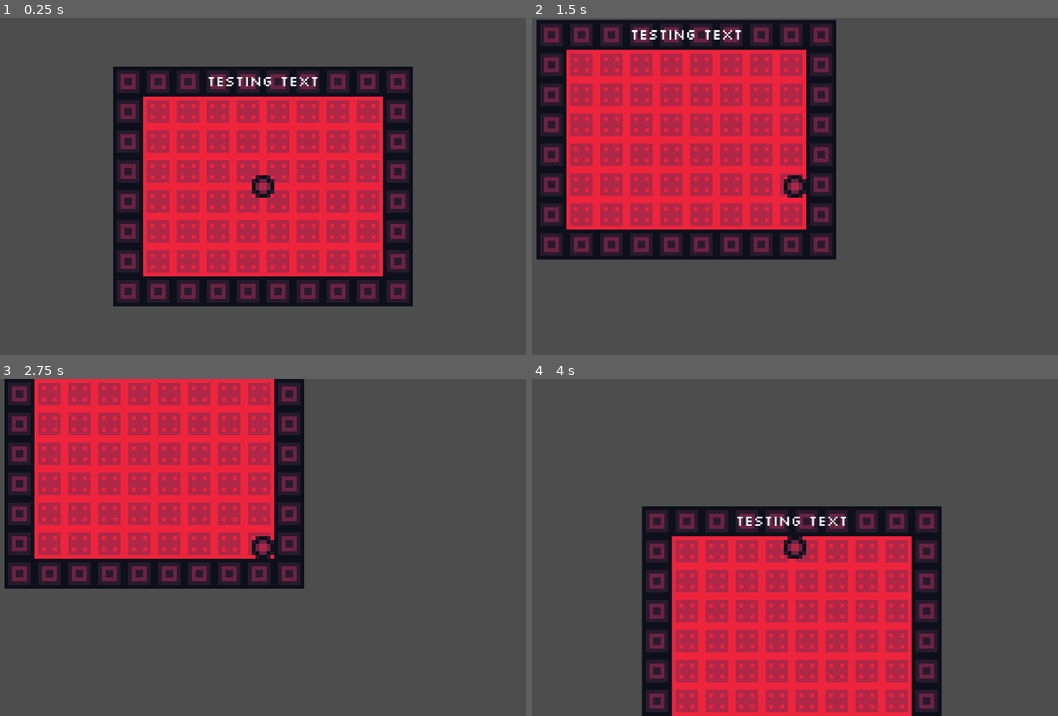
Above: before the commit, frames 1-4 (two rows, left to right).
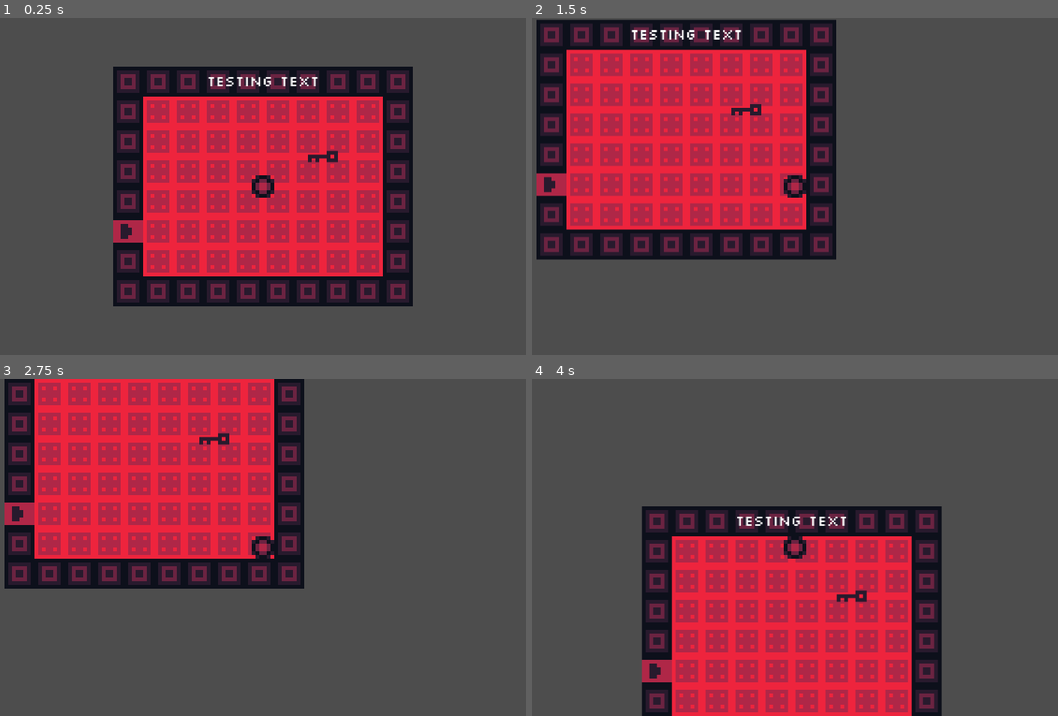
Above: after the commit, the same moments.

Repository: GriffinBaxter/Scaled-To-Nothing
Game: Godot game, scene res://Scenes/main.tscn
The game is run twice, just before and just after one commit, with the same random seed, the same clock (stepped at 60 frames per second) and the same inputs.
Inputs:
- Up to frame 1 (0.25 s): no input
- Up to frame 2 (1.5 s): tap Enter at 0.5 s; hold Right (ui_right) 0.53-1.28 s; hold Down (ui_down) from 1.28 s (still down)
- Up to frame 3 (2.75 s): tap Space at 2 s; release Down (ui_down) at 2.03 s; hold Right (ui_right) from 2.03 s (still down)
- Up to frame 4 (4 s): tap Enter at 2.75 s; release Right (ui_right) at 2.78 s; hold Up (ui_up) 2.78-3.53 s; hold Left (ui_left) from 3.53 s (still down)

The runs differ from the first frame. In frame 1, 0.5% of the frame differs, in the area x 21-65%, y 39-67%; in frame 2, 0.5%; in frame 3, 0.5%; in frame 4, 0.5%, in the area x 20-64%, y 62-90%.

Commit message:
Add key object and door to unlock

Diff:
--- a/Scenes/main.tscn
+++ b/Scenes/main.tscn
@@ -1,8 +1,9 @@
-[gd_scene load_steps=8 format=4 uid="uid://2n7xtdyiry4g"]
+[gd_scene load_steps=10 format=4 uid="uid://2n7xtdyiry4g"]
 
 [ext_resource type="Script" path="res://Scripts/player.gd" id="1_fhvsp"]
 [ext_resource type="Texture2D" uid="uid://f75gnjjahelx" path="res://Images/Tilemap.png" id="1_nybsv"]
 [ext_resource type="Texture2D" uid="uid://r3pyjl3arkfb" path="res://Images/Player.png" id="3_4tu8w"]
+[ext_resource type="Texture2D" uid="uid://dh24hvnaj6whw" path="res://Images/Objects.png" id="4_cgqs5"]
 [ext_resource type="FontFile" uid="uid://b5onpbcedntbx" path="res://Font/Silkscreen/slkscr.ttf" id="4_f43fv"]
 
 [sub_resource type="TileSetAtlasSource" id="TileSetAtlasSource_ucfa0"]
@@ -11,6 +12,19 @@
 0:0/0 = 0
 1:0/0 = 0
 1:0/0/physics_layer_0/polygon_0/points = PackedVector2Array(-4, -4, 4, -4, 4, 4, -4, 4)
+0:1/next_alternative_id = 4
+0:1/0 = 0
+0:1/0/physics_layer_0/polygon_0/points = PackedVector2Array(-4, -4, 4, -4, 4, 4, -4, 4)
+0:1/1 = 1
+0:1/1/transpose = true
+0:1/1/physics_layer_0/polygon_0/points = PackedVector2Array(-4, -4, 4, -4, 4, 4, -4, 4)
+0:1/2 = 2
+0:1/2/flip_h = true
+0:1/2/transpose = true
+0:1/2/physics_layer_0/polygon_0/points = PackedVector2Array(-4, -4, 4, -4, 4, 4, -4, 4)
+0:1/3 = 3
+0:1/3/flip_v = true
+0:1/3/physics_layer_0/polygon_0/points = PackedVector2Array(-4, -4, 4, -4, 4, 4, -4, 4)
 
 [sub_resource type="TileSet" id="TileSet_8iq43"]
 tile_size = Vector2i(8, 8)
@@ -20,13 +34,16 @@
 [sub_resource type="CircleShape2D" id="CircleShape2D_f8w3p"]
 radius = 12.0
 
+[sub_resource type="RectangleShape2D" id="RectangleShape2D_fjv4m"]
+size = Vector2(8, 3)
+
 [node name="Main" type="Node"]
 
 [node name="Node2D" type="Node2D" parent="."]
 
 [node name="TileMapLayer" type="TileMapLayer" parent="Node2D"]
 scale = Vector2(4, 4)
-tile_map_data = PackedByteArray("AAD/////AQAAAAAAAAD//wAAAQA …(1208 unchanged characters)… 7/wMAAQABAAAAAAD7/wIAAQABAAAAAAD7/wEAAQABAAAAAAA=")
+tile_map_data = PackedByteArray("AAD/////AQAAAAAAAAD//wAAAQA …(1208 unchanged characters)… 7/wMAAQABAAAAAAD7/wIAAQABAAAAAAD7/wEAAQAAAAEAAQA=")
 tile_set = SubResource("TileSet_8iq43")
 
 [node name="Player" type="CharacterBody2D" parent="Node2D"]
@@ -41,6 +58,18 @@
 
 [node name="Camera2D" type="Camera2D" parent="Node2D/Player"]
 zoom = Vector2(2, 2)
+
+[node name="Key" type="AnimatableBody2D" parent="Node2D"]
+position = Vector2(64, -32)
+scale = Vector2(4, 4)
+
+[node name="Sprite2D" type="Sprite2D" parent="Node2D/Key"]
+texture = ExtResource("4_cgqs5")
+region_enabled = true
+region_rect = Rect2(0, 0, 8, 3)
+
+[node name="CollisionShape2D" type="CollisionShape2D" parent="Node2D/Key"]
+shape = SubResource("RectangleShape2D_fjv4m")
 
 [node name="UI" type="Control" parent="."]
 layout_mode = 3
Binary file added: Images/Objects.png
Not shown, added: Images/Objects.png.import
Binary file changed: Images/Tilemap.png
